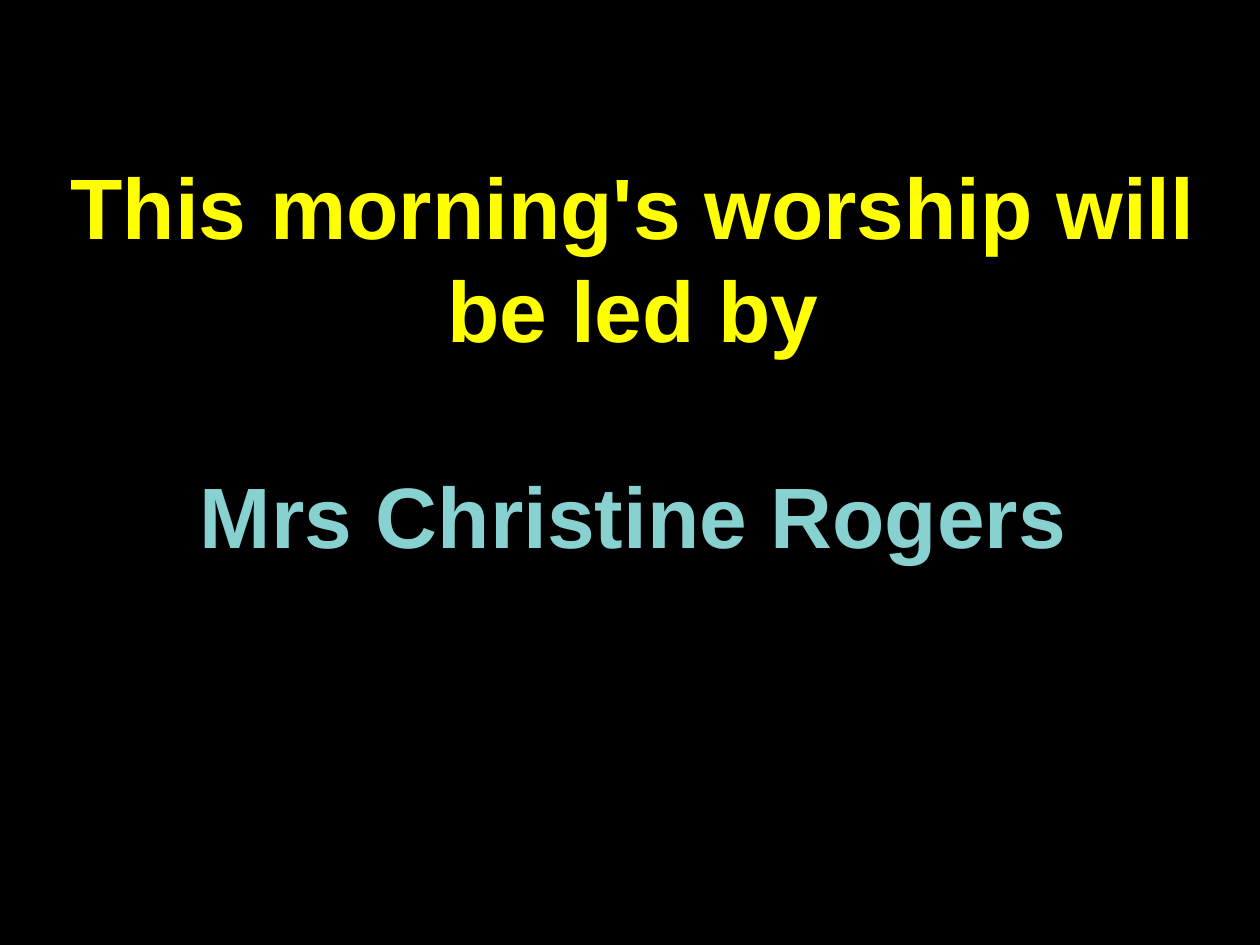
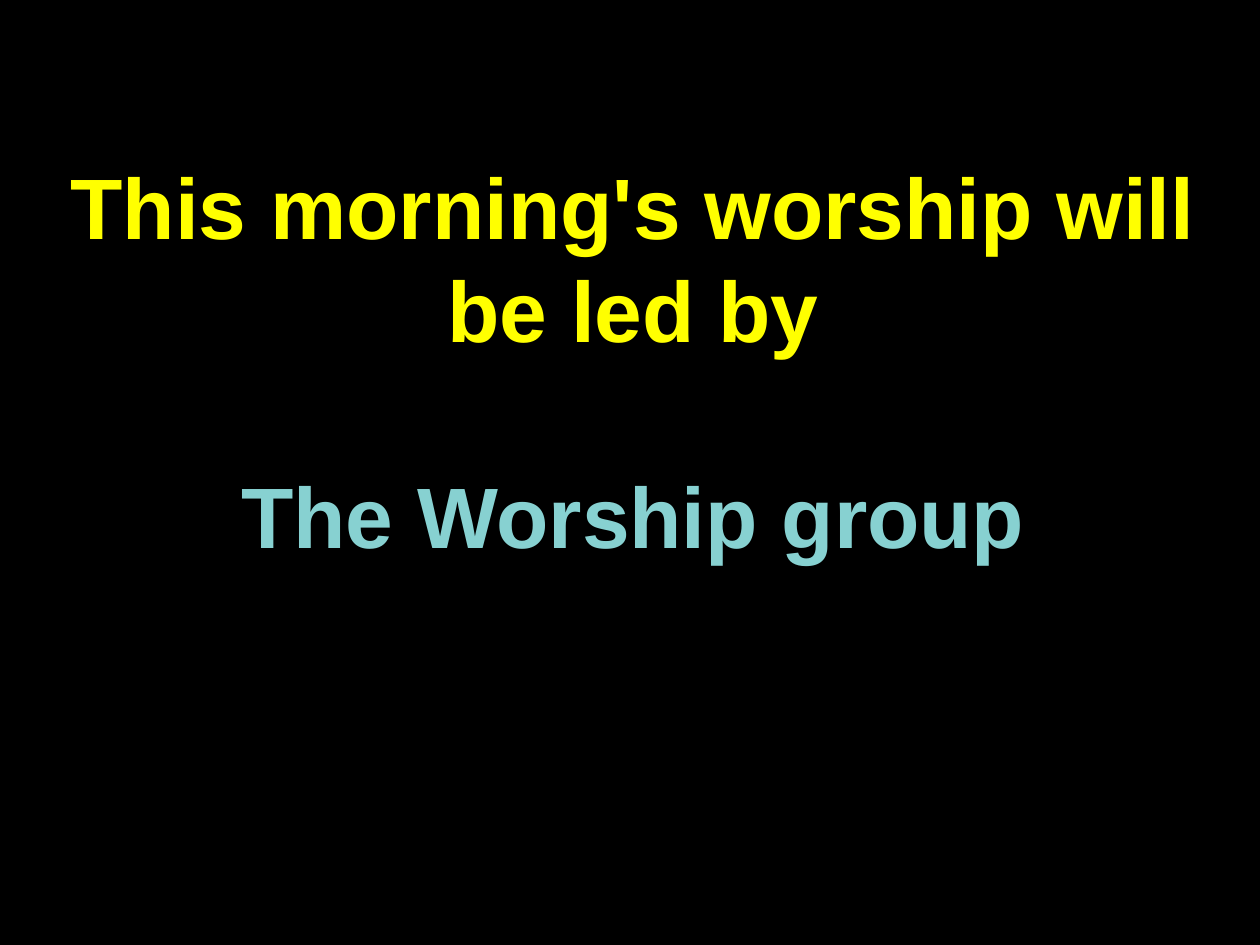
Before and after one commit to martinforsyth/bsuc-audio-visual, a slide deck: slide 3 of resources/presentations/impress/welcome.dark.background.odp. Drawn at 1260x945 pixels with LibreOffice and Linux fonts; fonts in the diff are those of the drawing. Boxes give left, top, right and bottom in pixels: in the first picture for what was removed or moved away, otherwise in the second. Text is boxed around its words. In the diff, an @@ line names an element or a change of style, - is before the commit and + after.

```diff
--- a/resources/presentations/impress/welcome.dark.background.odp
+++ b/resources/presentations/impress/welcome.dark.background.odp
@@ text at bbox=[241, 486, 1024, 564]: text changed @@
-Mrs Christine Rogers
+The Worship group
```
Also in this commit, not shown: 3 other slides changed, 3 slides added.
